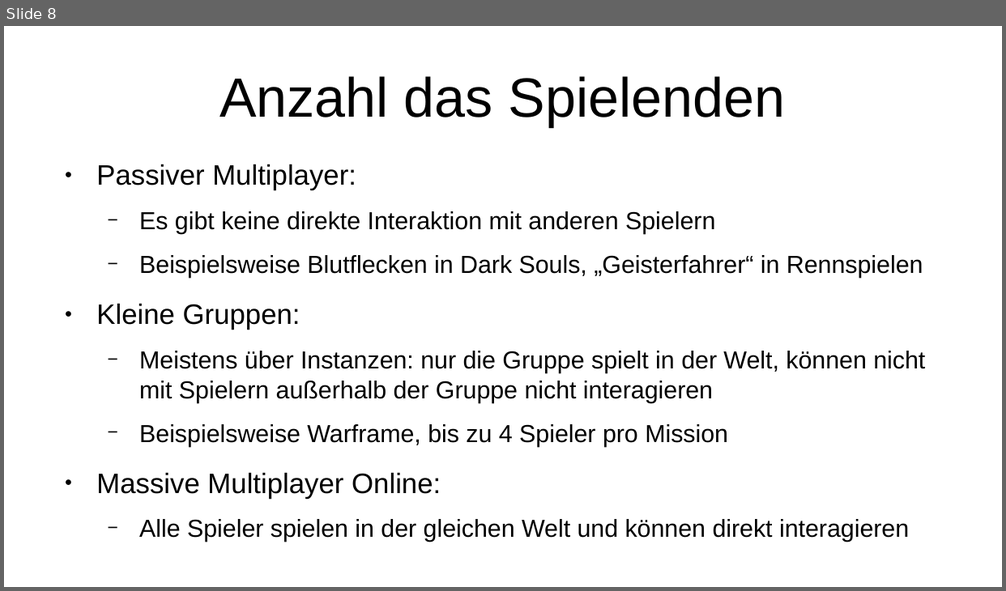
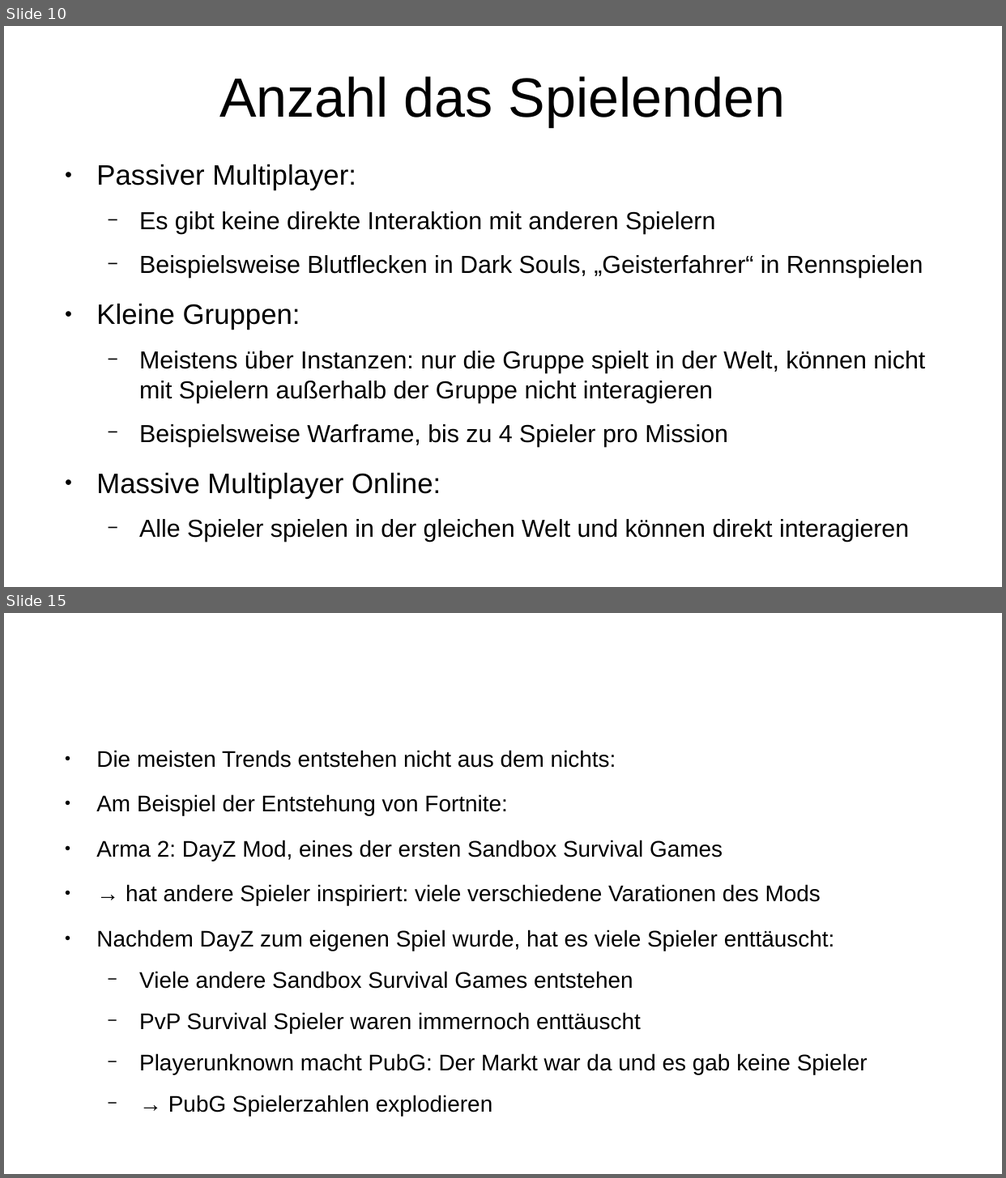
Before and after one commit to Aureumignis/UniStuff, a slide deck: WISE2020/HTiESD/HTiEDS_Praesentation.odp. Shown one above the other, each under a label of ours: slide 8 before the commit, slides 10 and 15 after it; the slides between them are not shown. The pictures are 1006x591 and 1006x1178 pixels, drawn with LibreOffice and Linux fonts; fonts in the diff are those of the drawing. Boxes give left, top, right and bottom in pixels: in the first picture for what was removed or moved away, otherwise in the second. Text is boxed around its words. In the diff, an @@ line names an element or a change of style, - is before the commit and + after.

```diff
--- a/WISE2020/HTiESD/HTiEDS_Praesentation.odp
+++ b/WISE2020/HTiESD/HTiEDS_Praesentation.odp
@@ slide 15 added at (x1=4, y1=613, x2=1002, y2=1174), background #FFFFFF @@
@@ text added at (x1=96, y1=750, x2=867, y2=1075), 18 pt, text #000000 @@
+● Die meisten Trends entstehen nicht aus dem nichts:
+● Am Beispiel der Entstehung von Fortnite:
+● Arma 2: DayZ Mod, eines der ersten Sandbox Survival Games
+● → hat andere Spieler inspiriert: viele verschiedene Varationen des Mods
+● Nachdem DayZ zum eigenen Spiel wurde, hat es viele Spieler enttäuscht:
+  − Viele andere Sandbox Survival Games entstehen
+  − PvP Survival Spieler waren immernoch enttäuscht
+  − Playerunknown macht PubG: Der Markt war da und es gab keine Spieler
+  − → PubG Spielerzahlen explodieren
@@ what was slide 8 is now slide 10 @@
```
Also in this commit, not shown: 4 slides changed, 5 other slides added, 2 slides removed.
